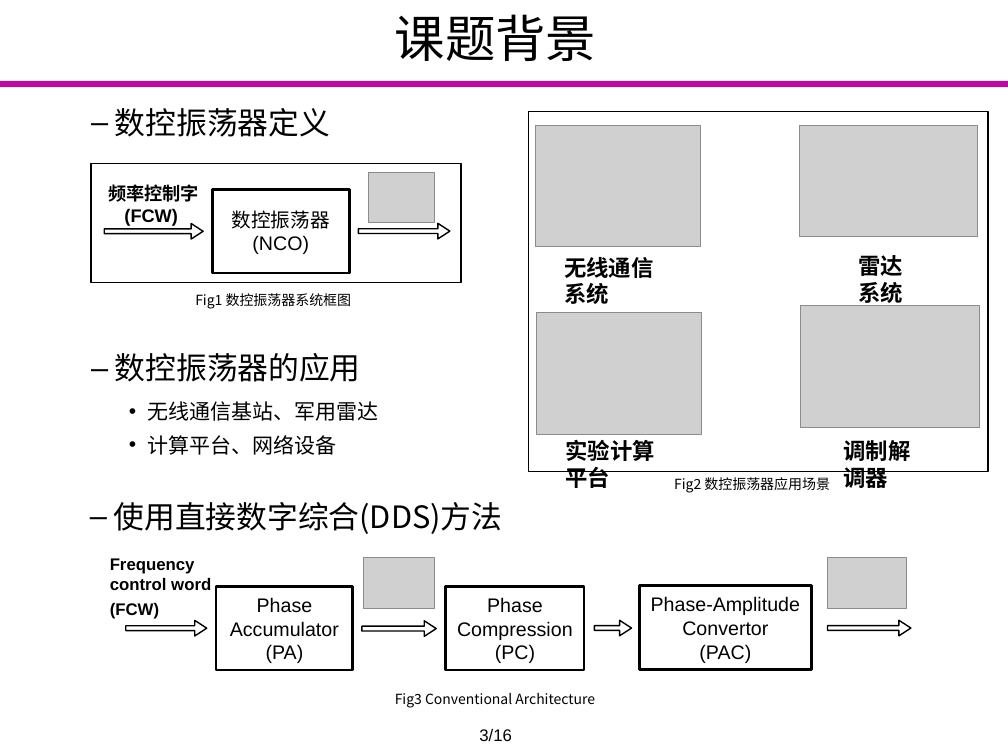
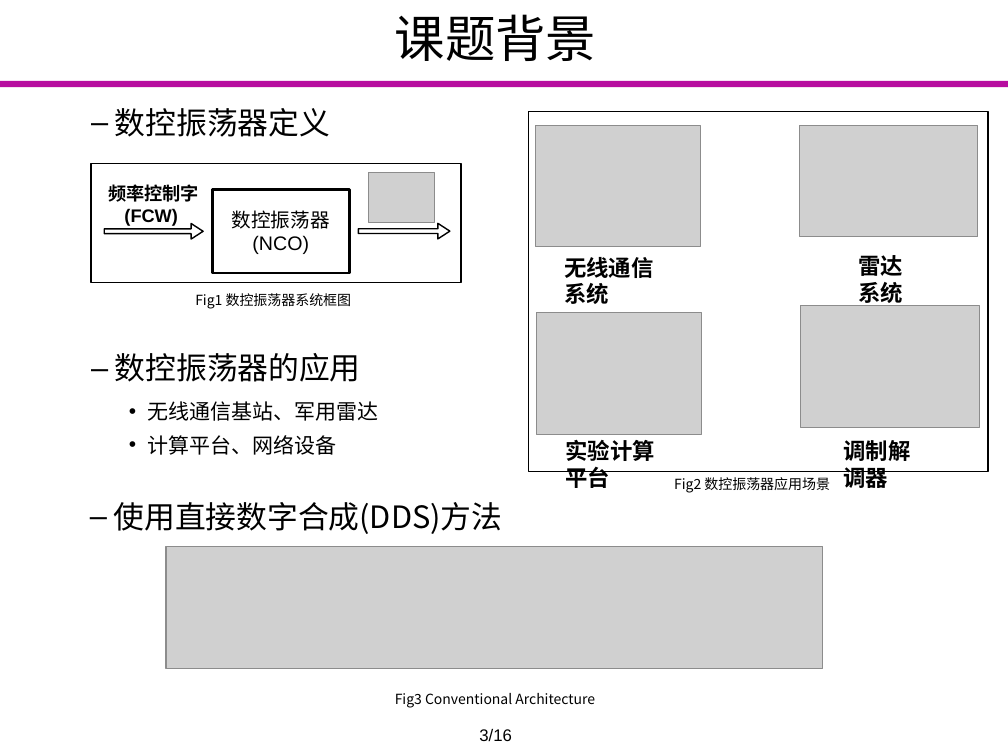
Before and after one commit to Markov2016/lunwen, a slide deck: slide 3 of dabian/杨一雄_毕业设计答辩.pptx. Drawn at 1008x756 pixels with LibreOffice and Linux fonts; fonts in the diff are those of the drawing; grey boxes stand for pictures; background and template pictures are left out. Boxes give left, top, right and bottom in pixels: in the first picture for what was removed or moved away, otherwise in the second. Text is boxed around its words. In the diff, an @@ line names an element or a change of style, - is before the commit and + after.

```diff
--- a/dabian/杨一雄_毕业设计答辩.pptx
+++ b/dabian/杨一雄_毕业设计答辩.pptx
@@ text at [114, 502, 503, 534]: text changed @@
-  – 使用直接数字综合(DDS)方法
+  – 使用直接数字合成(DDS)方法
@@ group removed at [110, 557, 911, 670]: 4 right arrows, 3 rectangles, 2 pictures, 1 text @@
-Phase
-Accumulator
-(PA)
-Phase
-Compression
-(PC)
-Phase-Amplitude
-Convertor
-(PAC)
-Frequency control word
-(FCW)
@@ picture added at [166, 546, 824, 669] @@
```
Also in this commit, not shown: 2 other slides changed, 2 other files.
